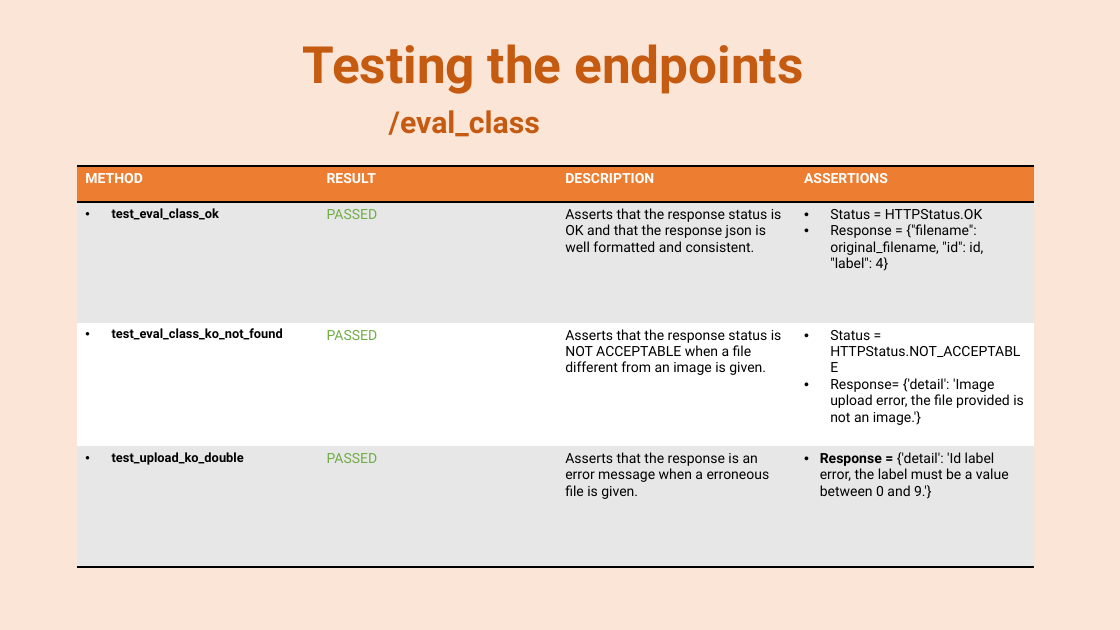
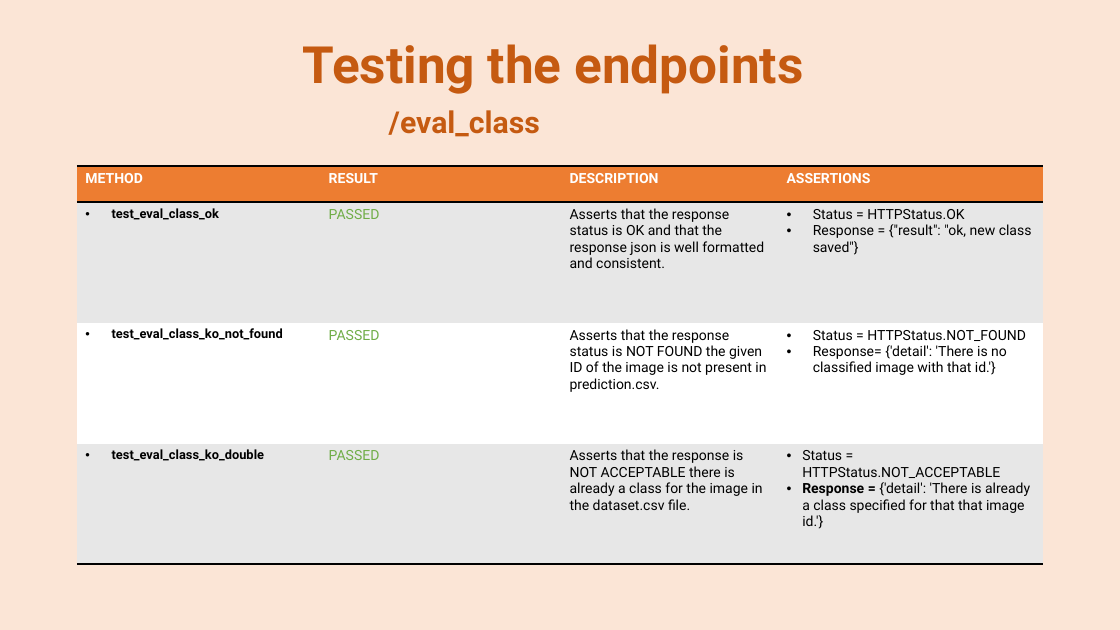
Before and after one commit to se4ai2223-uniba/architectural-style-recognition, a slide deck: slide 10 of docs/Milestone 4.pptx. Drawn at 1120x630 pixels with LibreOffice and Linux fonts; fonts in the diff are those of the drawing. Boxes give left, top, right and bottom in pixels: in the first picture for what was removed or moved away, otherwise in the second. Text is boxed around its words. In the diff, an @@ line names an element or a change of style, - is before the commit and + after.

```diff
--- a/docs/Milestone 4.pptx
+++ b/docs/Milestone 4.pptx
@@ table at box(77, 166, 1044, 565) @@
@@ row 2, column 4: "Status = HTTPStatus.OK / Response = {"filename": original_filename, "id": id, "label": 4}" to "Status = HTTPStatus.OK / Response = {"result": "ok, new class saved"}" @@
-row 3, column 3: Asserts that the response status is NOT ACCEPTABLE when a file different from an image is given.
+row 3, column 3: Asserts that the response status is NOT FOUND the given ID of the image is not present in prediction.csv.
-row 3, column 4: Status = HTTPStatus.NOT_ACCEPTABLE / Response= {'detail': 'Image upload error, the file provided is not an image.'}
+row 3, column 4: Status = HTTPStatus.NOT_FOUND / Response= {'detail': 'There is no classified image with that id.'}
-row 4: test_upload_ko_double | PASSED | Asserts that the response is an error message when a erroneous file is given. | Response = {'detail': 'Id label error, the label must be a value between 0 and 9.'}
+row 4: test_eval_class_ko_double | PASSED | Asserts that the response is NOT ACCEPTABLE there is already a class for the image in the dataset.csv file. | Status = HTTPStatus.NOT_ACCEPTABLE / Response = {'detail': 'There is already a class specified for that that image id.'}
@@ table: place and size @@
-table at box(77, 166, 1034, 570)
+table at box(77, 166, 1044, 565)
```
Also in this commit, not shown: 5 other slides changed, 1 other file.
